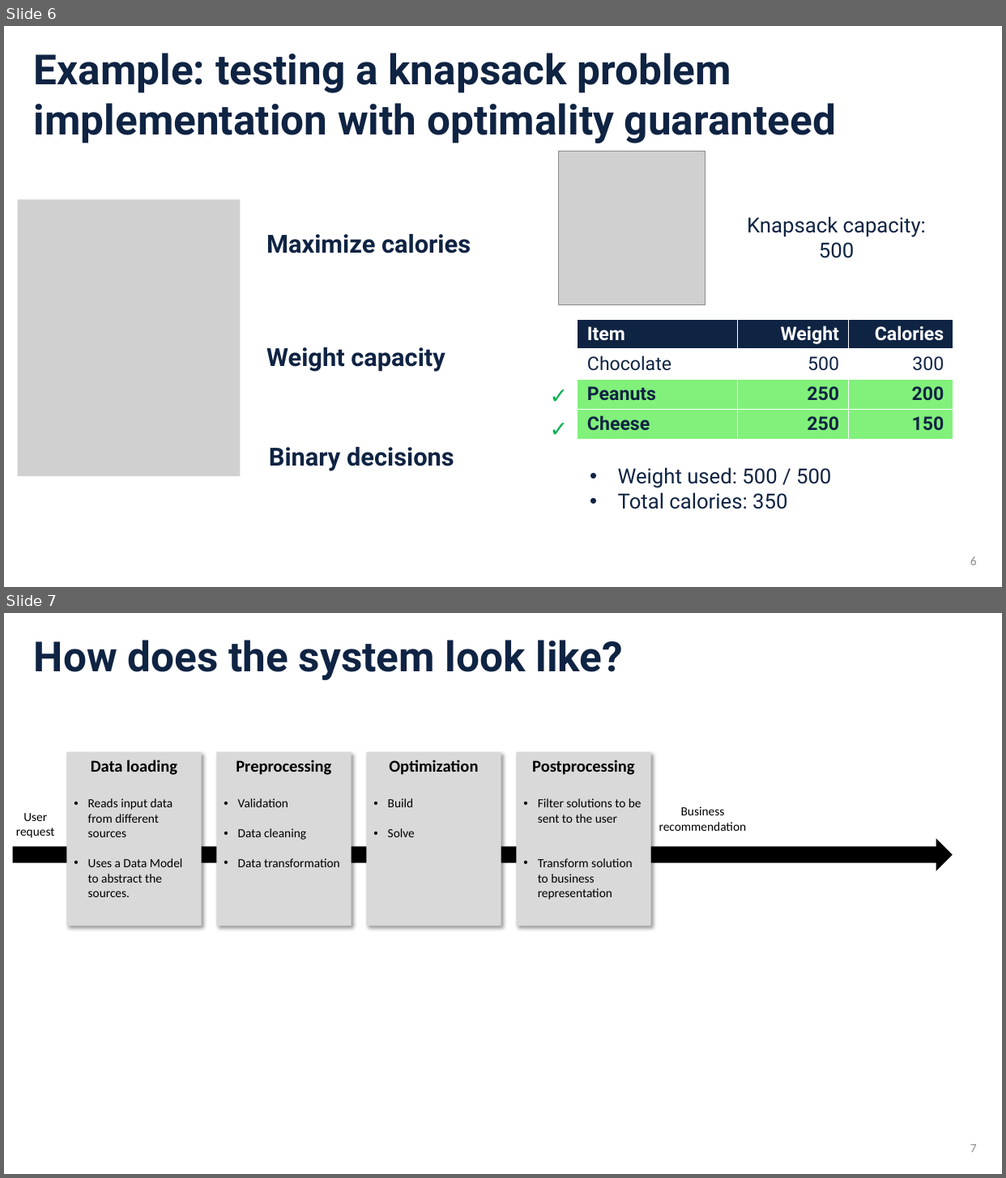
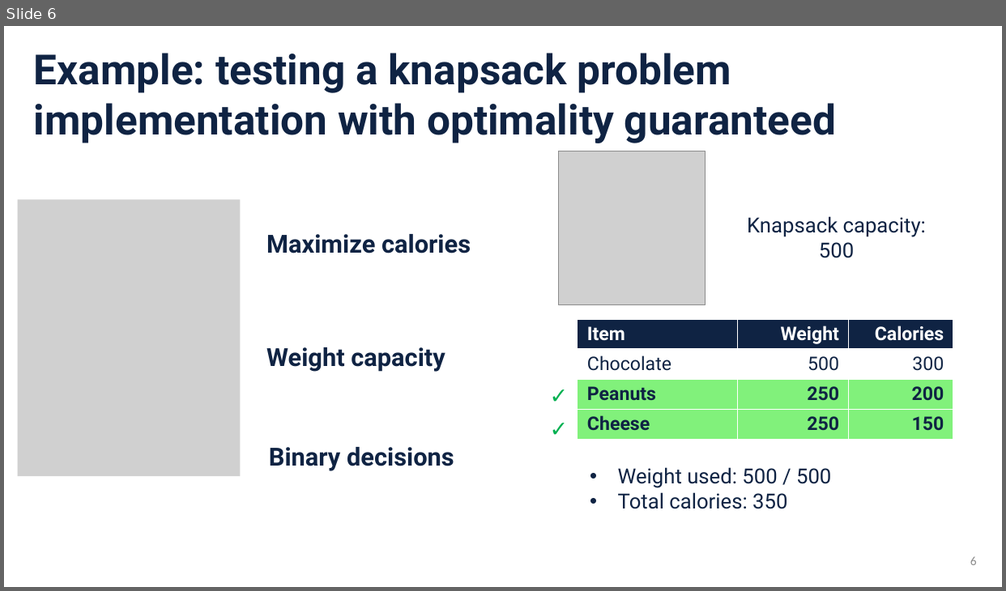
Before and after one commit to sefop/sefop-training-hub, a slide deck: workshops/2026-11-01-informs-annual-meeting/SEFOP Informs Annual Meeting 2026.pptx. Shown one above the other, each under a label of ours: slides 6 and 7 before the commit, slide 6 after it. The pictures are 1006x1178 and 1006x591 pixels, drawn with LibreOffice and Linux fonts; fonts in the diff are those of the drawing; grey boxes stand for pictures. Boxes give left, top, right and bottom in pixels: in the first picture for what was removed or moved away, otherwise in the second. Text is boxed around its words. In the diff, an @@ line names an element or a change of style, - is before the commit and + after.

```diff
--- a/workshops/2026-11-01-informs-annual-meeting/SEFOP Informs Annual Meeting 2026.pptx
+++ b/workshops/2026-11-01-informs-annual-meeting/SEFOP Informs Annual Meeting 2026.pptx
@@ slide 7 removed at (4, 613, 1002, 1174), background #FFFFFF @@
@@ text removed at (34, 640, 623, 680) @@
-How does the system look like?
@@ rectangle removed at (67, 752, 202, 926) @@
-Data loading
-• Reads input data from different sources
-• Uses a Data Model to abstract the sources.
@@ rectangle removed at (216, 752, 351, 926) @@
-Preprocessing
-• Validation
-• Data cleaning
-• Data transformation
@@ rectangle removed at (366, 752, 501, 926) @@
-Optimization
-• Build
-• Solve
@@ rectangle removed at (516, 752, 651, 926) @@
-Postprocessing
-• Filter solutions to be sent to the user
-• Transform solution to business representation
@@ text removed at (659, 807, 747, 831) @@
-Business
-recommendation
@@ text removed at (16, 813, 55, 838) @@
-User
-request
@@ right arrow removed at (13, 838, 953, 871) @@
@@ page number removed at (970, 1144, 977, 1152) @@
-7
```
Also in this commit, not shown: 3 slides changed, 3 slides added, 1 other slide removed, 1 other file.
